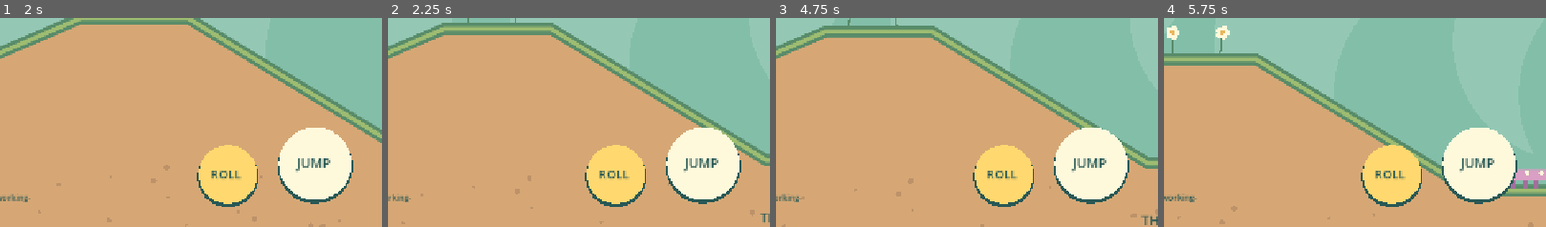
Above: before the commit, frames 1-4 (left to right).
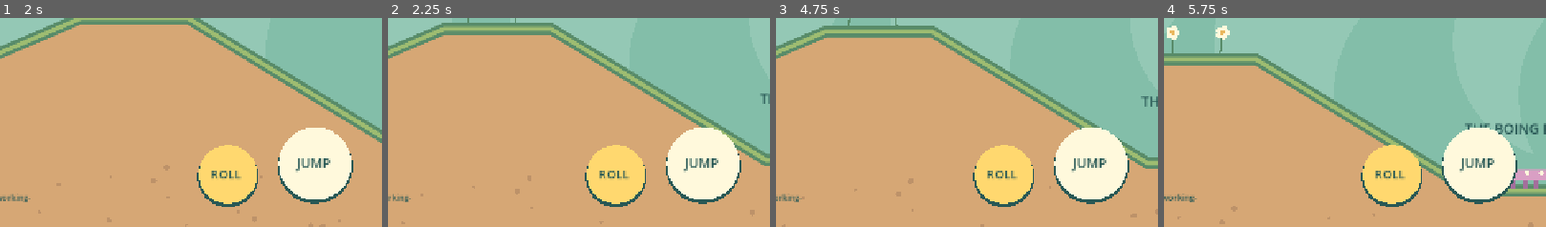
Above: after the commit, the same moments.

Repository: CigThePig/Wobble-World
Game: Godot game, scene res://game/main.tscn
Two runs of this game, one before a commit and one after it. Both use one fixed random seed, a clock stepped at 60 frames per second and the inputs below.
Inputs (mouse positions are % of the whole screen's width and height, from its top left):
- Up to frame 1 (2 s): tap Enter at 0.5 s; move the mouse to (72, 43) at 0.52 s; hold D 0.53-1.25 s; tap R at 0.6 s; click (72, 43) at 0.67 s; tap Space at 0.77 s; drag from (30, 54) to (45, 69) at 1.27 s
- Up to frame 2 (2.25 s): move the mouse to (60, 26) at 2.02 s; hold A from 2.03 s (still down); tap R at 2.1 s
- Up to frame 3 (4.75 s): release A at 2.75 s; drag from (45, 69) to (20, 33) at 2.77 s; move the mouse to (80, 64) at 3.52 s; hold D 3.53-4.25 s; tap R at 3.6 s; tap Space at 3.77 s; drag from (20, 33) to (35, 23) at 4.27 s
- Up to frame 4 (5.75 s): move the mouse to (55, 49) at 5.02 s; hold D from 5.03 s (still down); tap R at 5.1 s; click (55, 49) at 5.17 s
The pictures show only the part of the screen within x 50-100%, y 50-100%; the shares and areas given below are measured in that part.

Frame 1 is identical in both runs. In frame 2, 0.1% of the frame differs, in the area x 97-100%, y 36-98%; in frame 3, 0.2%; in frame 4, 0.5%, in the area x 78-100%, y 50-56%.

Commit message:
Fix hosted export/video dependencies, physical toy loads and gap recovery; document workflow

Diff:
--- a/game/bloop.gd
+++ b/game/bloop.gd
@@ -79,7 +79,9 @@
 		var hit := get_slide_collision(i)
 		var body := hit.get_collider()
 		if body is RigidBody2D:
-			body.apply_impulse(Vector2(incoming.x * 0.11, -20), hit.get_position() - body.global_position)
+			var load_y: float = tuning.gravity * dt * 1.1 if hit.get_normal().y < -0.5 else 0.0
+			var push_x: float = axis * tuning.push_force * dt if absf(hit.get_normal().x) > 0.5 else incoming.x * 0.03
+			body.apply_impulse(Vector2(push_x, load_y), hit.get_position() - body.global_position)
 			if absf(incoming.x) > 80:
 				pushes += 1
 		if rolling and absf(hit.get_normal().x) > 0.8 and absf(incoming.x) > 180:
--- a/game/playground.gd
+++ b/game/playground.gd
@@ -9,6 +9,7 @@
 var box: RigidBody2D
 var seesaw: RigidBody2D
 var spring: Area2D
+var rescue_spring: Area2D
 var bell: Area2D
 var bell_rings := 0
 var bell_flash := 0.0
@@ -55,6 +56,7 @@
 	camera.position = Vector2(640,350)
 	add_child(camera)
 	spring = area(Vector2(1510,623), Vector2(125,30))
+	rescue_spring = area(Vector2(2185,743), Vector2(128,30))
 	bell = area(Vector2(3130,310), Vector2(84,90))
 	reset_toys()
 	print("WOBBLE_READY source=", source)
@@ -102,6 +104,8 @@
 	pin.angular_limit_enabled = true
 	pin.angular_limit_lower = -0.26
 	pin.angular_limit_upper = 0.26
+	box.freeze = controls.paused
+	seesaw.freeze = controls.paused
 
 func on_command(action: String) -> void:
 	match action:
@@ -126,7 +130,7 @@
 		clock += dt
 		bell_flash = maxf(0, bell_flash - dt)
 		bell_cooldown = maxf(0, bell_cooldown - dt)
-		if spring.overlaps_body(bloop) and bloop.velocity.y >= 0:
+		if (spring.overlaps_body(bloop) or rescue_spring.overlaps_body(bloop)) and bloop.velocity.y >= 0:
 			bloop.launch()
 		for body in bell.get_overlapping_bodies():
 			var speed: float = body.velocity.length() if body is CharacterBody2D else body.linear_velocity.length() if body is RigidBody2D else 0.0
@@ -187,7 +191,7 @@
 	label(Vector2(115,370), "Meet Bloop.", 40)
 	label(Vector2(115,404), "Little legs. Big downhill ideas.", 21)
 	label(Vector2(675,315), "LEGS UP? ROLL ON.", 23)
-	label(Vector2(1380,745), "THE BOING PATCH", 23)
+	label(Vector2(1380,545), "THE BOING PATCH", 23)
 	label(Vector2(1840,400), "A BOX WITH PLACES TO BE", 20)
 	label(Vector2(2310,375), "A LITTLE WEIGHT GOES A LONG WAY", 18)
 	label(Vector2(2980,160), "WAKE THE BELL", 29)
@@ -197,6 +201,10 @@
 	draw_style_box(Controls.panel(Color("d99fc4")),Rect2(1445,605,130,17))
 	for i in 5:
 		draw_circle(Vector2(1460+i*24,610),4,Color("fff9dc"))
+	# Recovery mushroom in the gap: experiment without a death pit.
+	draw_style_box(Controls.panel(Color("d99fc4")),Rect2(2125,728,120,20))
+	for i in 5:
+		draw_circle(Vector2(2138+i*23,735),4,Color("fff9dc"))
 	# Seesaw fulcrum.
 	draw_colored_polygon(PackedVector2Array([Vector2(2448,518),Vector2(2480,477),Vector2(2512,518)]),Color("7b9790"))
 	# Bell arch and reactive face.
--- a/game/sound.gd
+++ b/game/sound.gd
@@ -33,4 +33,5 @@
 
 func _exit_tree() -> void:
 	player.stop()
+	player.stream = null
 	playback = null
--- a/game/tuning.gd
+++ b/game/tuning.gd
@@ -14,3 +14,4 @@
 @export var coyote_time: float = 0.11
 @export var jump_buffer: float = 0.13
 @export var jump_cut: float = 0.44
+@export var push_force: float = 1600.0
--- a/project.godot
+++ b/project.godot
@@ -16,6 +16,7 @@
 renderer/rendering_method="gl_compatibility"
 renderer/rendering_method.mobile="gl_compatibility"
 environment/defaults/default_clear_color=Color(0.68,0.87,0.84,1)
+textures/vram_compression/import_etc2_astc=true
 [textures]
 default_filters/use_nearest_mipmap_filter=false
 [input_devices]
Not shown, added: AGENTS.md
Not shown, added: THIRD_PARTY_NOTICES.md
Not shown, added: docs/ANDROID.md
Not shown, added: docs/DEVELOPMENT.md
Not shown, added: docs/STATUS.md
